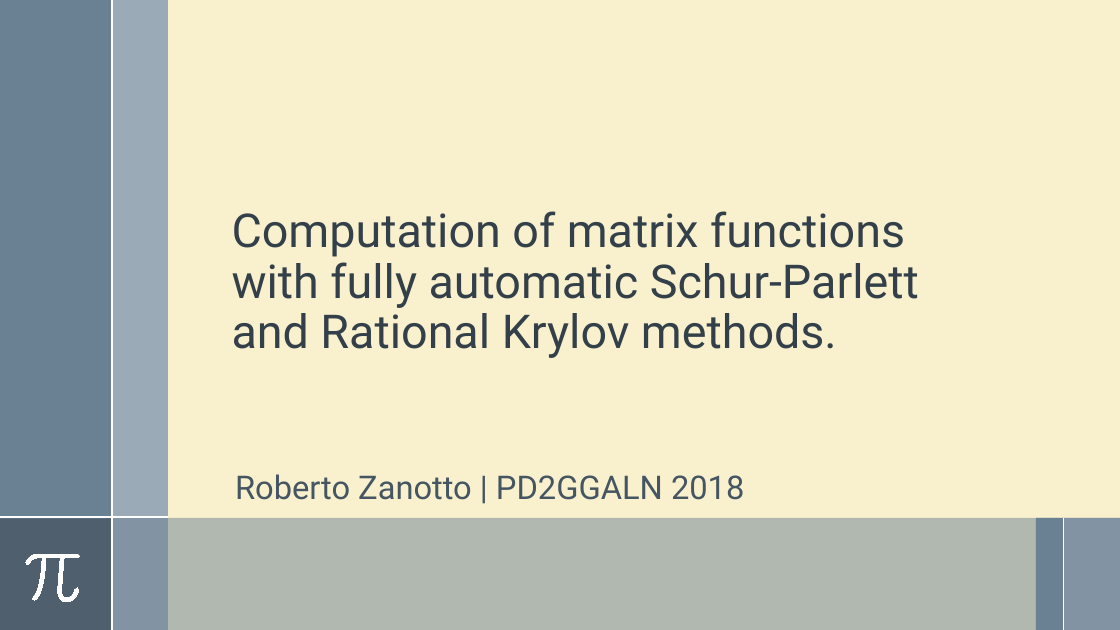
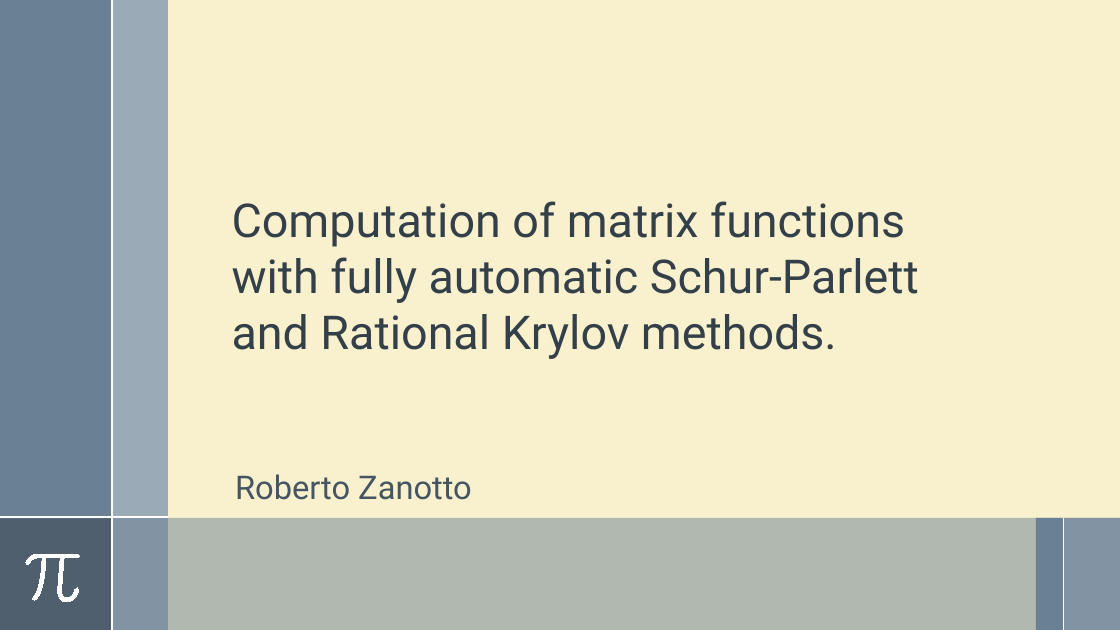
Before and after one commit to robzan8/MatFun.jl, a slide deck: slide 1 of docs/slides pd2ggaln/MatFun.pptx. Drawn at 1120x630 pixels with LibreOffice and Linux fonts; fonts in the diff are those of the drawing. Boxes give left, top, right and bottom in pixels: in the first picture for what was removed or moved away, otherwise in the second. Text is boxed around its words. In the diff, an @@ line names an element or a change of style, - is before the commit and + after.

```diff
--- a/docs/slides pd2ggaln/MatFun.pptx
+++ b/docs/slides pd2ggaln/MatFun.pptx
@@ title "Computation of matrix functions with ..." at [232,201,919,359]: line spacing 0.9 to 1 @@
@@ subtitle at [235,474,472,500]: text changed @@
-Roberto Zanotto | PD2GGALN 2018
+Roberto Zanotto
```
Also in this commit, not shown: 10 other slides changed, 6 slides added, 1 slide removed, 4 other files.
